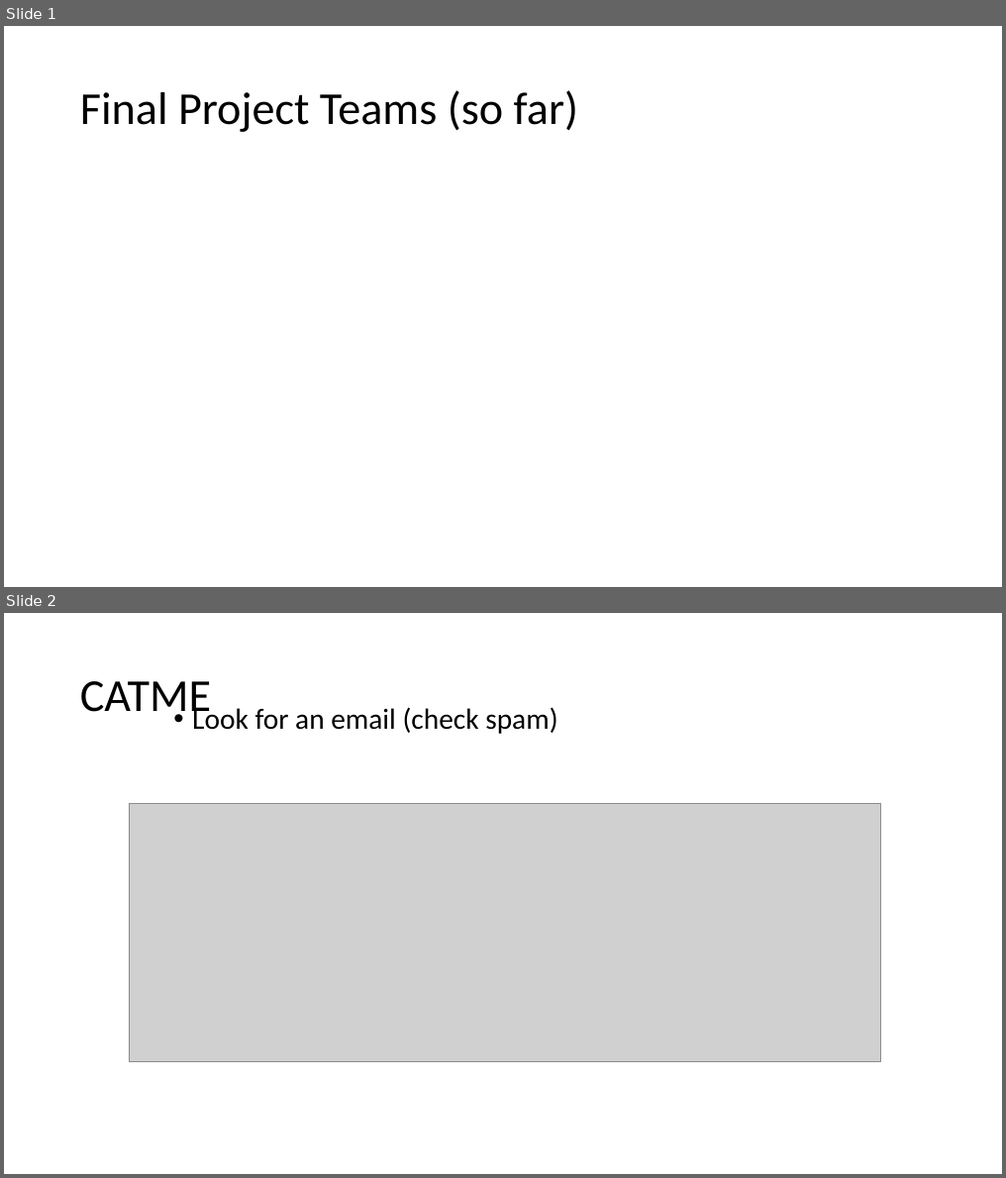
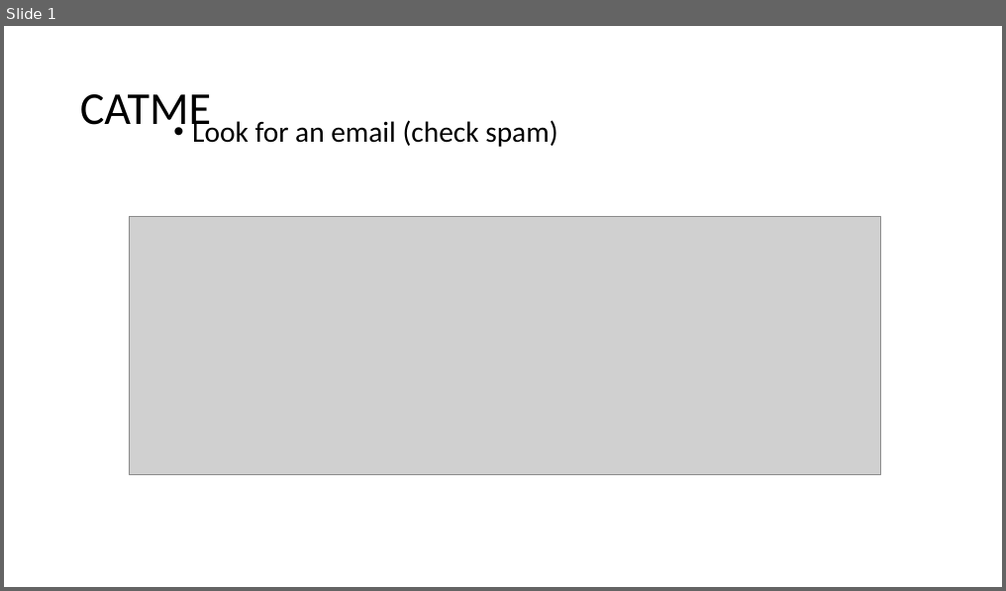
Before and after one commit to RHIT-CSSE/csse220, a slide deck: ClassMaterials/Polymorphism/Slides/Part4-FinalProjectReminders.pptx. Shown one above the other, each under a label of ours: slides 1 and 2 before the commit, slide 1 after it. The pictures are 1006x1178 and 1006x591 pixels, drawn with LibreOffice and Linux fonts; fonts in the diff are those of the drawing; grey boxes stand for pictures. Boxes give left, top, right and bottom in pixels: in the first picture for what was removed or moved away, otherwise in the second. Text is boxed around its words. In the diff, an @@ line names an element or a change of style, - is before the commit and + after.

```diff
--- a/ClassMaterials/Polymorphism/Slides/Part4-FinalProjectReminders.pptx
+++ b/ClassMaterials/Polymorphism/Slides/Part4-FinalProjectReminders.pptx
@@ slide 1 removed at (x1=4, y1=26, x2=1002, y2=587), background #FFFFFF @@
@@ title removed at (x1=80, y1=90, x2=578, y2=132) @@
-Final Project Teams (so far)
@@ what was slide 2 is now slide 1 @@
```
Also in this commit, not shown: 1 slide changed, 1 other file.
